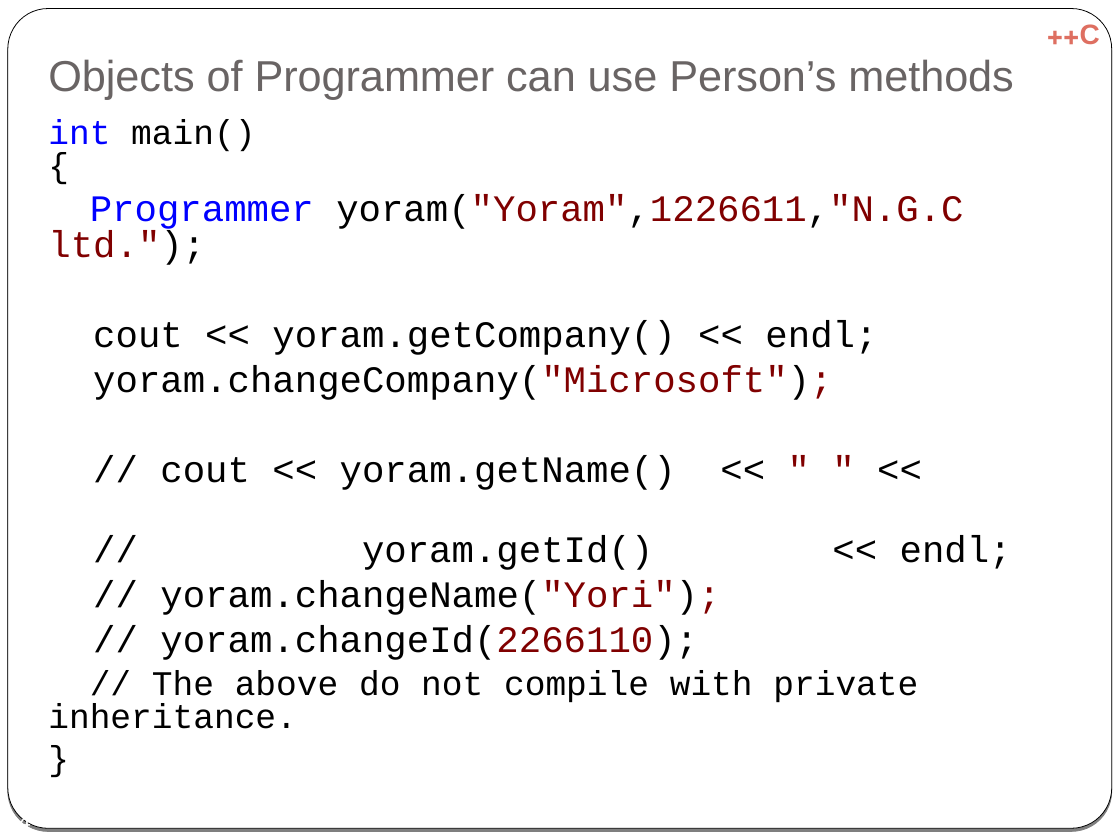
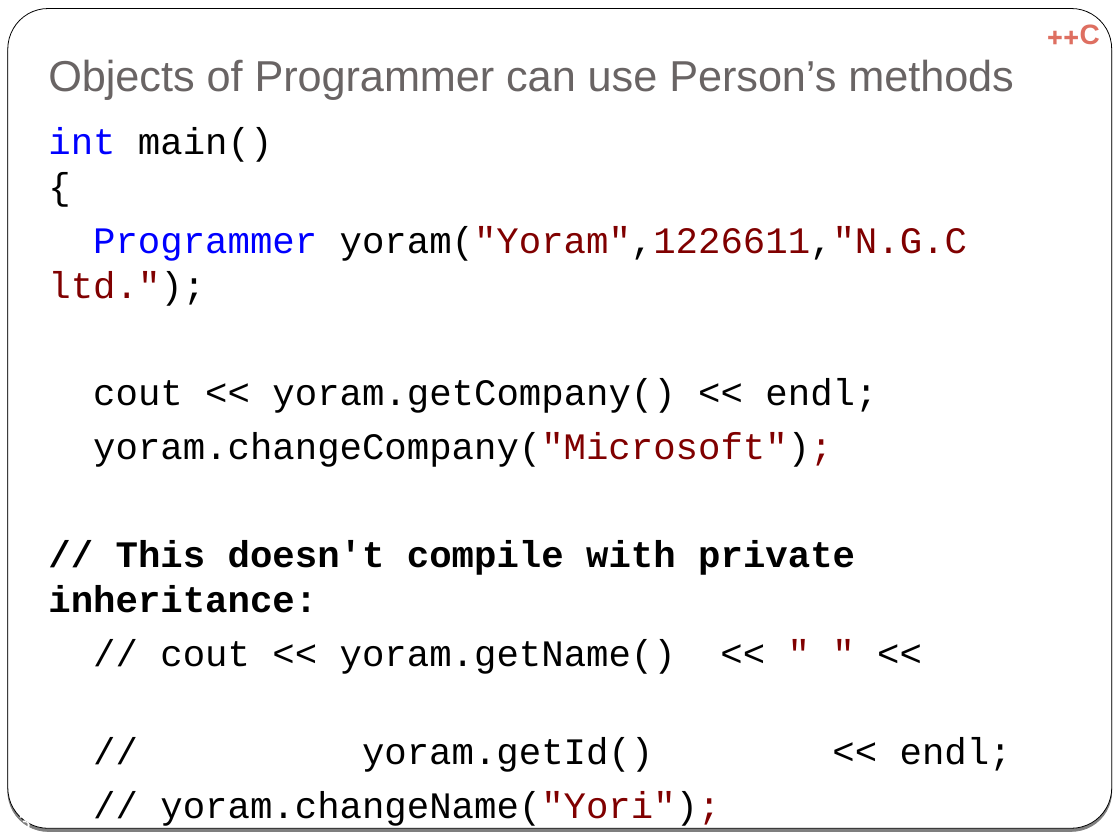
Before and after one commit to cpp-at-ariel/cpp-5779, a slide deck: slide 13 of 06-inheritance/slides-inheritance.odp (slide 14 before the commit). Drawn at 1120x840 pixels with LibreOffice and Linux fonts; fonts in the diff are those of the drawing. Boxes give left, top, right and bottom in pixels: in the first picture for what was removed or moved away, otherwise in the second. Text is boxed around its words. In the diff, an @@ line names an element or a change of style, - is before the commit and + after.

```diff
--- a/06-inheritance/slides-inheritance.odp
+++ b/06-inheritance/slides-inheritance.odp
@@ text at [48,128,967,829]: size 22.2 to 24 pt in "int main() {", "}"; size 24.1 to 24 pt in "Programmer yoram("Yoram",1226611,"N.G.C ltd.");", "cout << yoram.getCompany() << endl;", "yoram.changeCompany("Microsoft");", "// cout << yoram.getName() << " " ..." and 3 more places; line spacing 0.8 to 1 @@
@@ text at [48,540,855,613]: paragraph added @@
+// This doesn't compile with private inheritance:
@@ text at [48,670,918,729]: paragraph removed @@
-// The above do not compile with private inheritance.
@@ page number at [6,812,30,827]: text changed @@
-14
+13
```
Also in this commit, not shown: 6 other slides changed, 1 slide removed, 12 other files.
